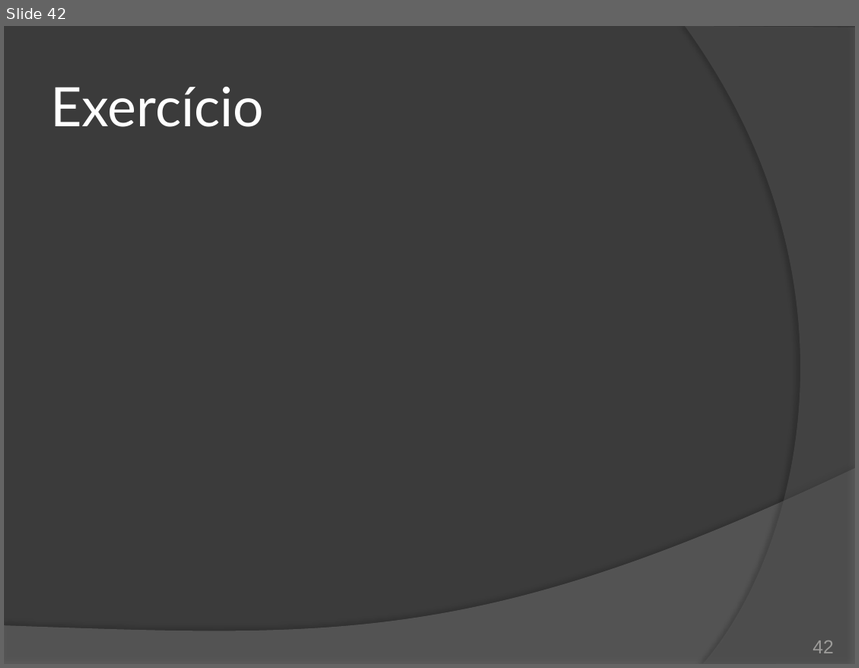
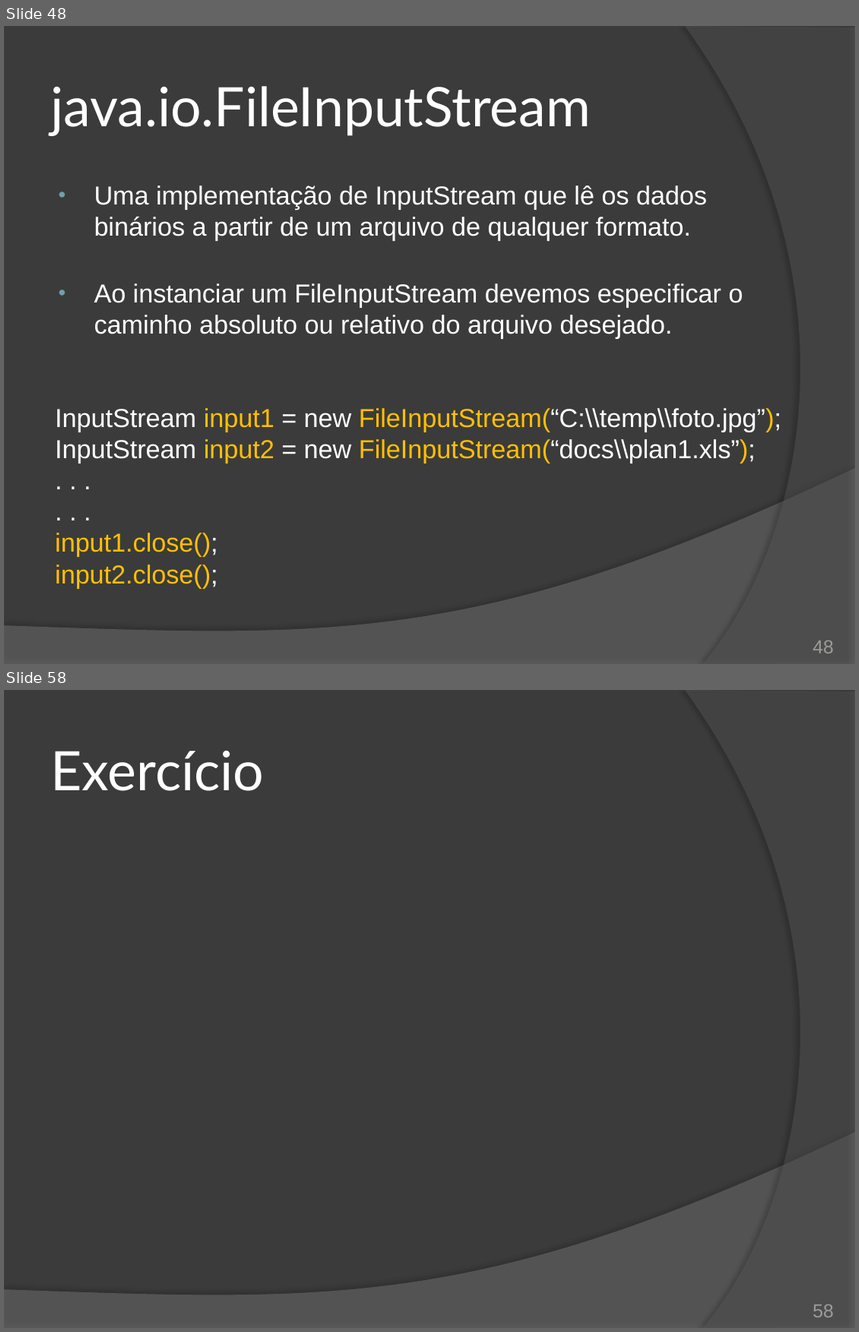
Before and after one commit to duchesqui/slzvieira-training, a slide deck: 2-Java-Programmer-Modulo-II/16.Capitulo10.pptx. Shown one above the other, each under a label of ours: slide 42 before the commit, slides 48 and 58 after it; the slides between them are not shown. The pictures are 859x668 and 859x1332 pixels, drawn with LibreOffice and Linux fonts; fonts in the diff are those of the drawing. Boxes give left, top, right and bottom in pixels: in the first picture for what was removed or moved away, otherwise in the second. Text is boxed around its words. In the diff, an @@ line names an element or a change of style, - is before the commit and + after.

Commit message:
Capítulo 10 - Java IO: InputStream e OutputStream.

```diff
--- a/2-Java-Programmer-Modulo-II/16.Capitulo10.pptx
+++ b/2-Java-Programmer-Modulo-II/16.Capitulo10.pptx
@@ slide 48 added at (4, 26, 855, 664), background #3B3B3B; not listed: 2 template elements that a slide beside it also shows @@
@@ title added at (51, 86, 591, 136), 46 pt, text #FFFFFF @@
+java.io.FileInputStream
@@ text added at (55, 186, 781, 588), 22 pt, text #FFFFFF @@
+• Uma implementação de InputStream que lê os dados binários a partir de um arquivo de qualquer formato.
+• Ao instanciar um FileInputStream devemos especificar o caminho absoluto ou relativo do arquivo desejado.
+InputStream input1 = new FileInputStream(“C:\\temp\\foto.jpg”);
+InputStream input2 = new FileInputStream(“docs\\plan1.xls”);
+. . .
+. . .
+input1.close();
+input2.close();
@@ page number added at (813, 641, 834, 654), 16 pt, text #9D9B9A @@
+48
@@ what was slide 42 is now slide 58 @@
@@ page number at (813, 1305, 834, 1318): text changed @@
-42
+58
```
Also in this commit, not shown: 2 slides changed, 23 other slides added, 5 slides removed, 1 other file.
